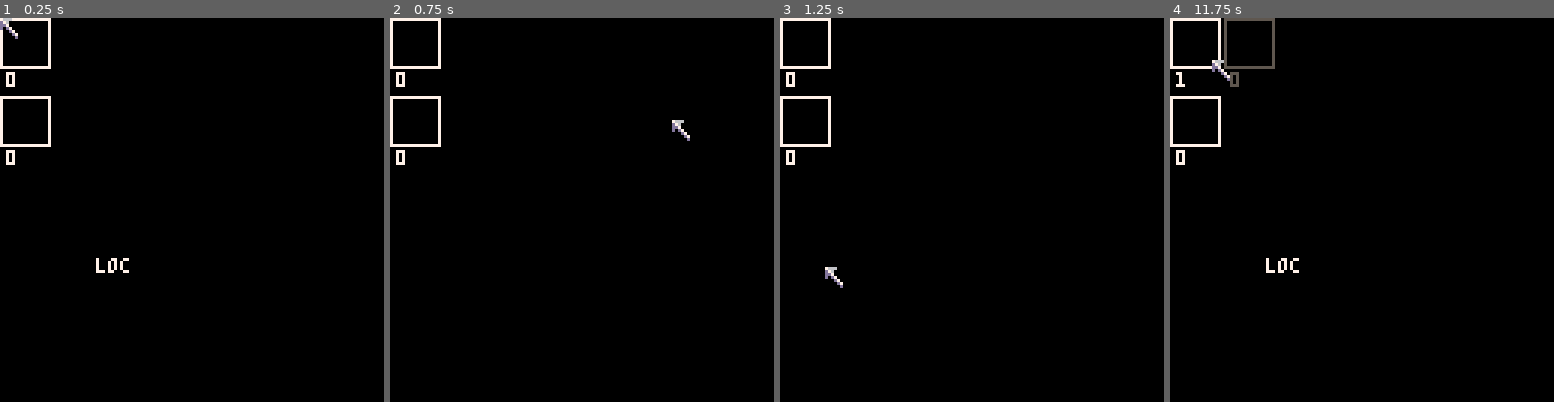
Above: before the commit, frames 1-4 (left to right).
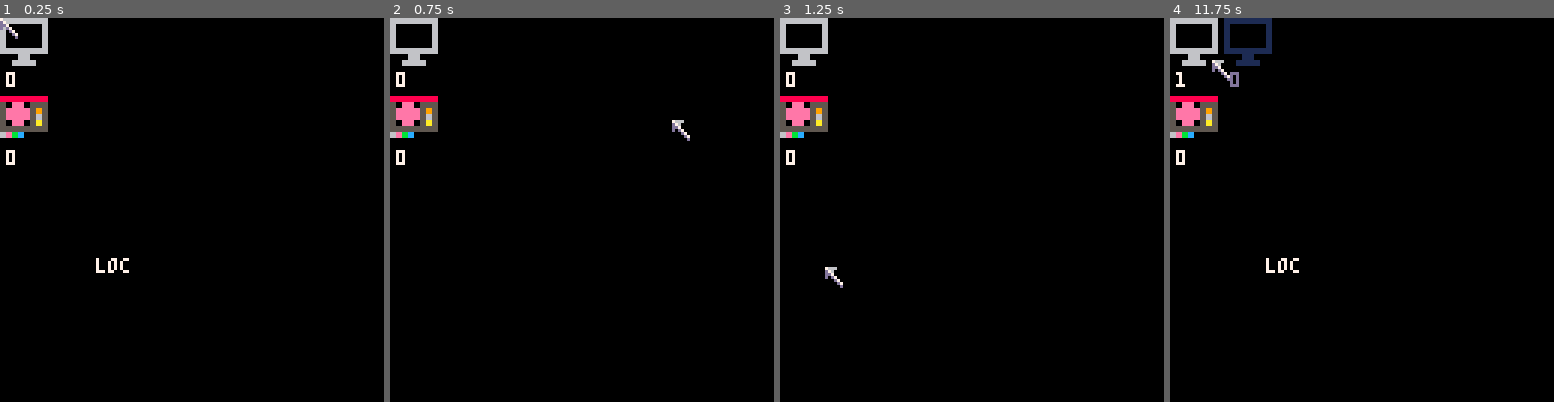
Above: after the commit, the same moments.

Repository: wesen/carts
Game: PICO-8 cartridge games/gamedevgame/gamedevgame.p8
Same seed, same stepped clock (60 frames per second), same inputs: the game is played once before the commit and once after it.
Inputs (mouse positions are in pixels of both pictures, inside the frame that each line leads up to):
- Up to frame 1 (0.25 s): no input
- Up to frame 2 (0.75 s): click (670, 121) at 0.67 s
- Up to frame 3 (1.25 s): click (826, 267) at 1.22 s
- Up to frame 4 (11.75 s): click (1277, 114) at 1.77 s; click (1342, 259) at 2.32 s; click (1404, 106) at 2.87 s; click (1465, 256) at 3.42 s; click (1231, 102) at 3.97 s; click (1292, 248) at 4.52 s; click (1354, 94) at 5.07 s; click (1419, 244) at 5.62 s; click (1481, 90) at 6.17 s; click (1246, 236) at 6.72 s; click (1308, 83) at 7.27 s; click (1369, 229) at 7.82 s; click (1434, 79) at 8.37 s; click (1496, 225) at 8.92 s; click (1258, 71) at 9.47 s; click (1323, 217) at 10.02 s; click (1385, 64) at 10.57 s; click (1450, 213) at 11.12 s; click (1212, 60) at 11.67 s

The runs differ from the first frame. In frame 1, 2.3% of the frame differs, in the area x 0-14%, y 0-34%; in frame 2, 2.3%; in frame 3, 2.3%; in frame 4, 3.3%, in the area x 0-28%, y 0-34%.

Commit message:
Add pixel sprites for items

Diff:
--- a/games/gamedevgame/gamedevgame.lua
+++ b/games/gamedevgame/gamedevgame.lua
@@ -5,6 +5,7 @@
 --#include hitbox
 --#include helpers
 --#include coroutines
+--#include gfx
 
 --#include resourcemanager
 --#include resource
--- a/games/gamedevgame/gamedevgame.p8
+++ b/games/gamedevgame/gamedevgame.p8
@@ -323,6 +323,23 @@
  end
 end
 
+dpal={0,1,1,2,1,13,6,4,4,9,3,13,1,13,13}
+
+function darken(p,_pal)
+ for j=1,15 do
+  local kmax=(p+(j*1.46))/22
+  local col=j
+  for k=1,kmax do
+   if (col==0) break
+   col=dpal[col]
+  end
+  if (col==14) col=13
+  if (col==2) col=5
+  if (col==8) col=5
+  pal(j,col,_pal)
+ end
+end
+
 
 resource_manager_cls=class(function(self)
  self.resources={}
@@ -348,7 +365,13 @@
 
 glb_resource_manager=resource_manager_cls.init()
 
-resource_cls=class(function(self,name,x,y,dependencies,duration)
+resource_cls=class(function(self,
+   name,
+   x,y,
+   dependencies,
+   duration,
+   spr,
+   description)
  self.x=x
  self.y=y
  self.name=name
@@ -358,6 +381,8 @@
  self.count=0
  self.active=false
  self.created=false
+ self.spr=spr
+ self.description=description
  glb_resource_manager.resources[name]=self
 end)
 
@@ -365,13 +390,18 @@
 
 function resource_cls:draw()
  if (not self:is_visible()) return
- local col=7
- if (not self:are_dependencies_fulfilled()) col=5
+ if (not self:are_dependencies_fulfilled()) darken(50)
  local x,y
  x,y=self:get_cur_xy()
- rect(x,y,x+glb_resource_w,y+glb_resource_w,col)
- print(tostr(self.count),x+2,y+glb_resource_w+2,col)
- if (self:is_mouse_over()) print(self.name,32,80,col)
+
+ local spage=flr(self.spr/64)
+ local sy=flr(self.spr/16)
+ local sx=self.spr%16
+ sspr(sx*8,sy*8,8,8,x,y,16,16)
+ print(tostr(self.count),x+2,y+glb_resource_w+2,7)
+
+ if (self:is_mouse_over()) print(self.name,32,80,7)
+ pal()
 end
 
 function resource_cls:get_cur_xy()
@@ -426,26 +456,52 @@
   -- dependencies
   {},
   -- duration
-  10
+  10,
+  -- spr
+  16,
+  -- description
+  "Write a line of code!"
 )
 res_loc.active=true
 
 resource_cls.init("func",
  1,0,
  {loc=5},
- 10
+ 10,
+  -- spr
+  16,
+  -- description
+  "Write a C# function!"
 )
 
 resource_cls.init("csharp_file",
  2,0,
  {func=5},
- 10
+ 10,
+ -- spr
+ 16,
+ -- description
+ "Write a C# file!"
+)
+
+resource_cls.init("build",
+ 2,0,
+ {csharp_file=10},
+ 10,
+ -- spr
+ 16,
+ -- description
+ "Write a C# file!"
 )
 
 res_pix=resource_cls.init("pixel",
   0,1,
   {},
-  10
+  10,
+  -- spr
+  48,
+  -- description
+  "Draw a pixel!"
 )
 res_pix.active=true
 
--- /dev/null
+++ b/games/gamedevgame/gfx.lua
@@ -0,0 +1,16 @@
+dpal={0,1,1,2,1,13,6,4,4,9,3,13,1,13,13}
+
+function darken(p,_pal)
+ for j=1,15 do
+  local kmax=(p+(j*1.46))/22
+  local col=j
+  for k=1,kmax do
+   if (col==0) break
+   col=dpal[col]
+  end
+  if (col==14) col=13
+  if (col==2) col=5
+  if (col==8) col=5
+  pal(j,col,_pal)
+ end
+end
--- a/games/gamedevgame/resource.lua
+++ b/games/gamedevgame/resource.lua
@@ -1,4 +1,10 @@
-resource_cls=class(function(self,name,x,y,dependencies,duration)
+resource_cls=class(function(self,
+   name,
+   x,y,
+   dependencies,
+   duration,
+   spr,
+   description)
  self.x=x
  self.y=y
  self.name=name
@@ -8,6 +14,8 @@
  self.count=0
  self.active=false
  self.created=false
+ self.spr=spr
+ self.description=description
  glb_resource_manager.resources[name]=self
 end)
 
@@ -15,13 +23,18 @@
 
 function resource_cls:draw()
  if (not self:is_visible()) return
- local col=7
- if (not self:are_dependencies_fulfilled()) col=5
+ if (not self:are_dependencies_fulfilled()) darken(50)
  local x,y
  x,y=self:get_cur_xy()
- rect(x,y,x+glb_resource_w,y+glb_resource_w,col)
- print(tostr(self.count),x+2,y+glb_resource_w+2,col)
- if (self:is_mouse_over()) print(self.name,32,80,col)
+
+ local spage=flr(self.spr/64)
+ local sy=flr(self.spr/16)
+ local sx=self.spr%16
+ sspr(sx*8,sy*8,8,8,x,y,16,16)
+ print(tostr(self.count),x+2,y+glb_resource_w+2,7)
+
+ if (self:is_mouse_over()) print(self.name,32,80,7)
+ pal()
 end
 
 function resource_cls:get_cur_xy()
--- a/games/gamedevgame/resources.lua
+++ b/games/gamedevgame/resources.lua
@@ -6,25 +6,51 @@
   -- dependencies
   {},
   -- duration
-  10
+  10,
+  -- spr
+  16,
+  -- description
+  "Write a line of code!"
 )
 res_loc.active=true
 
 resource_cls.init("func",
  1,0,
  {loc=5},
- 10
+ 10,
+  -- spr
+  16,
+  -- description
+  "Write a C# function!"
 )
 
 resource_cls.init("csharp_file",
  2,0,
  {func=5},
- 10
+ 10,
+ -- spr
+ 16,
+ -- description
+ "Write a C# file!"
+)
+
+resource_cls.init("build",
+ 2,0,
+ {csharp_file=10},
+ 10,
+ -- spr
+ 16,
+ -- description
+ "Write a C# file!"
 )
 
 res_pix=resource_cls.init("pixel",
   0,1,
   {},
-  10
+  10,
+  -- spr
+  48,
+  -- description
+  "Draw a pixel!"
 )
 res_pix.active=true
Not shown, changed: 23 lines of the sprite sheet (__gfx__) section of games/gamedevgame/gamedevgame.p8
